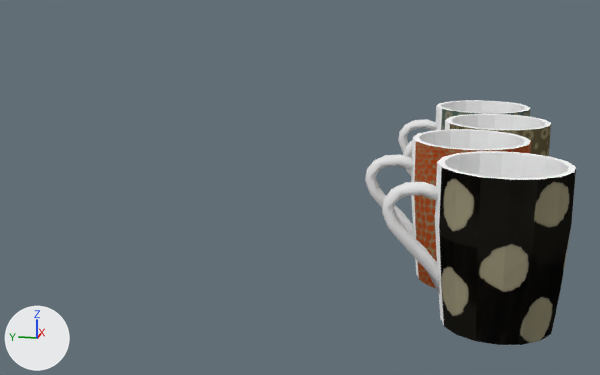
An edit to the Blender file Objects/Mugs/Mug.blend, drawn before and after from the same camera.
The view is the same before and after, from a 50 mm lens placed at (-0.494, -0.207, 0.131), pointed at (0.11, -0.086, -0.02). Every picture has the same lights, and +X, +Y and +Z are marked at lower left.

In view in the first picture: 'E1_ST5_EM1_I1', 'E1_ST5_EM1_I2', 'E1_ST5_EM1_I3', 'E1_ST5_EM1_I4'.
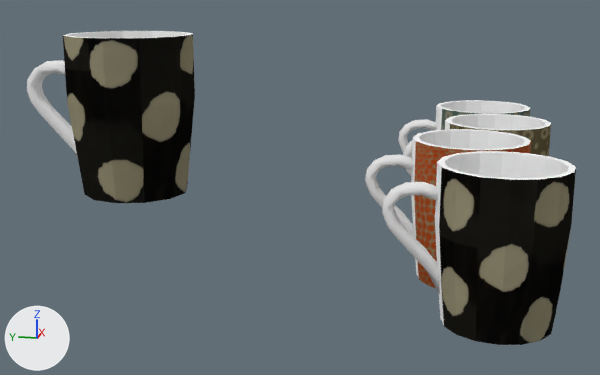
What differs and where, as boxes (x1, y1, x2, y2) in the pictures (600 x 375 px):
'Circle.001', added
    after: (27, 31, 195, 203)
    faces in mat_mug (picture img_mug_jpg): (63, 31, 195, 203)
    faces in mat_handle (white #e7e7e7): (27, 60, 78, 158)
'E1_ST5_EM1_I4.002', unchanged, uncovered by the edit
    after: (365, 154, 415, 237)

The change in detail:
Mesh me_circle_001 is new.
It has 129 vertices, 145 faces and spans x -0.121..0.121, y -0.121..0.214, z 0.0..0.1.
Faces by material slot: [62, 83].
It uses material mat_mug (picture img_mug_jpg).
It uses material mat_handle (white #e7e7e7).
Object 'Circle.001' (ob_circle_001) is new; it shows me_circle_001.
Its location is (0.0, 0.0, 0.0).
Its scale is (0.331, 0.331, 1.0).
